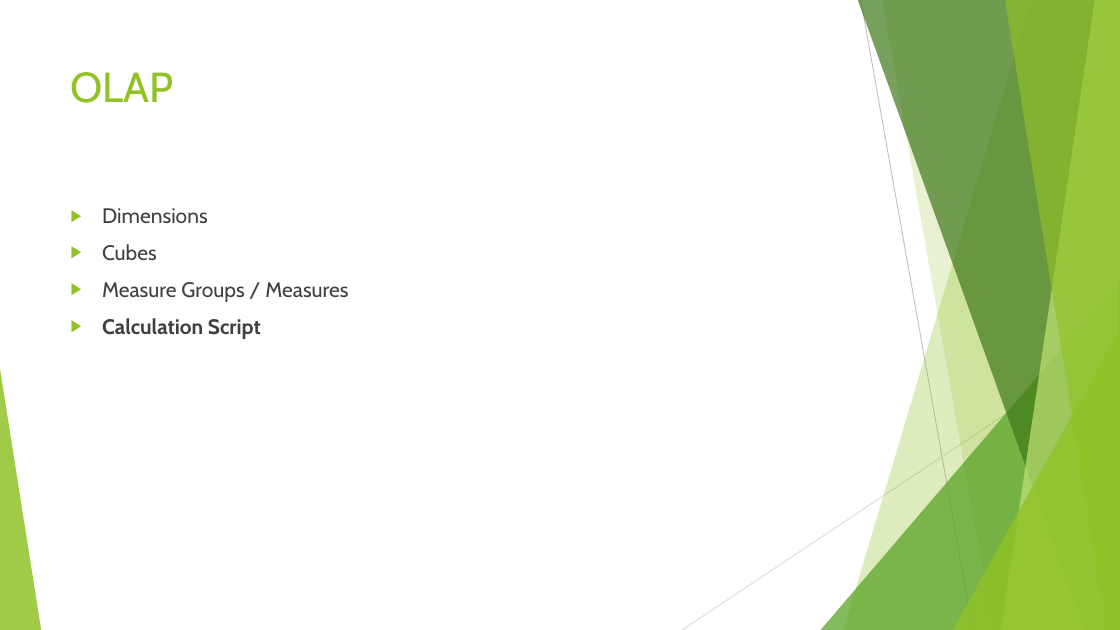
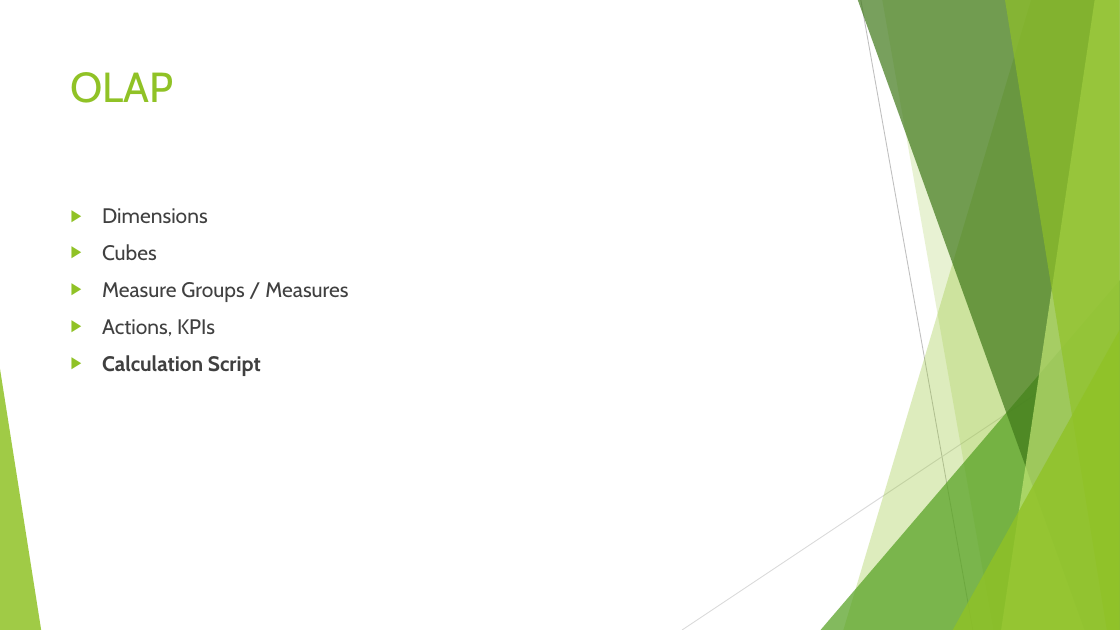
Before and after one commit to TKostyrkaWSEI/MDXHelper, a slide deck: slide 10 of _DCDemoFiles/DCSlajdy.pptx. Drawn at 1120x630 pixels with LibreOffice and Linux fonts; fonts in the diff are those of the drawing. Boxes give left, top, right and bottom in pixels: in the first picture for what was removed or moved away, otherwise in the second. Text is boxed around its words. In the diff, an @@ line names an element or a change of style, - is before the commit and + after.

```diff
--- a/_DCDemoFiles/DCSlajdy.pptx
+++ b/_DCDemoFiles/DCSlajdy.pptx
@@ text at box(102, 319, 215, 336): paragraph added @@
+▶ Actions, KPIs
```
Also in this commit, not shown: 2 other slides changed, 1 slide added, 35 other files.
